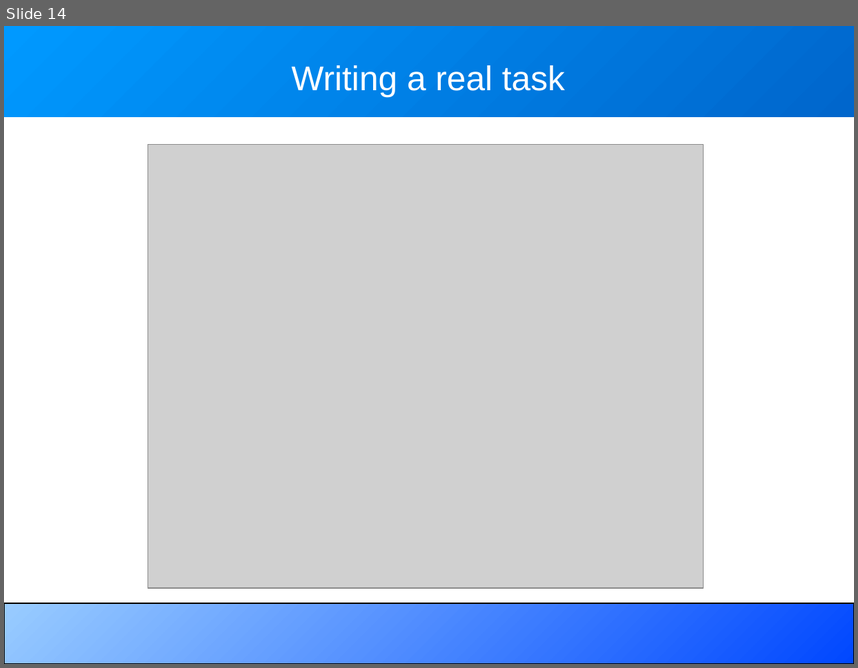
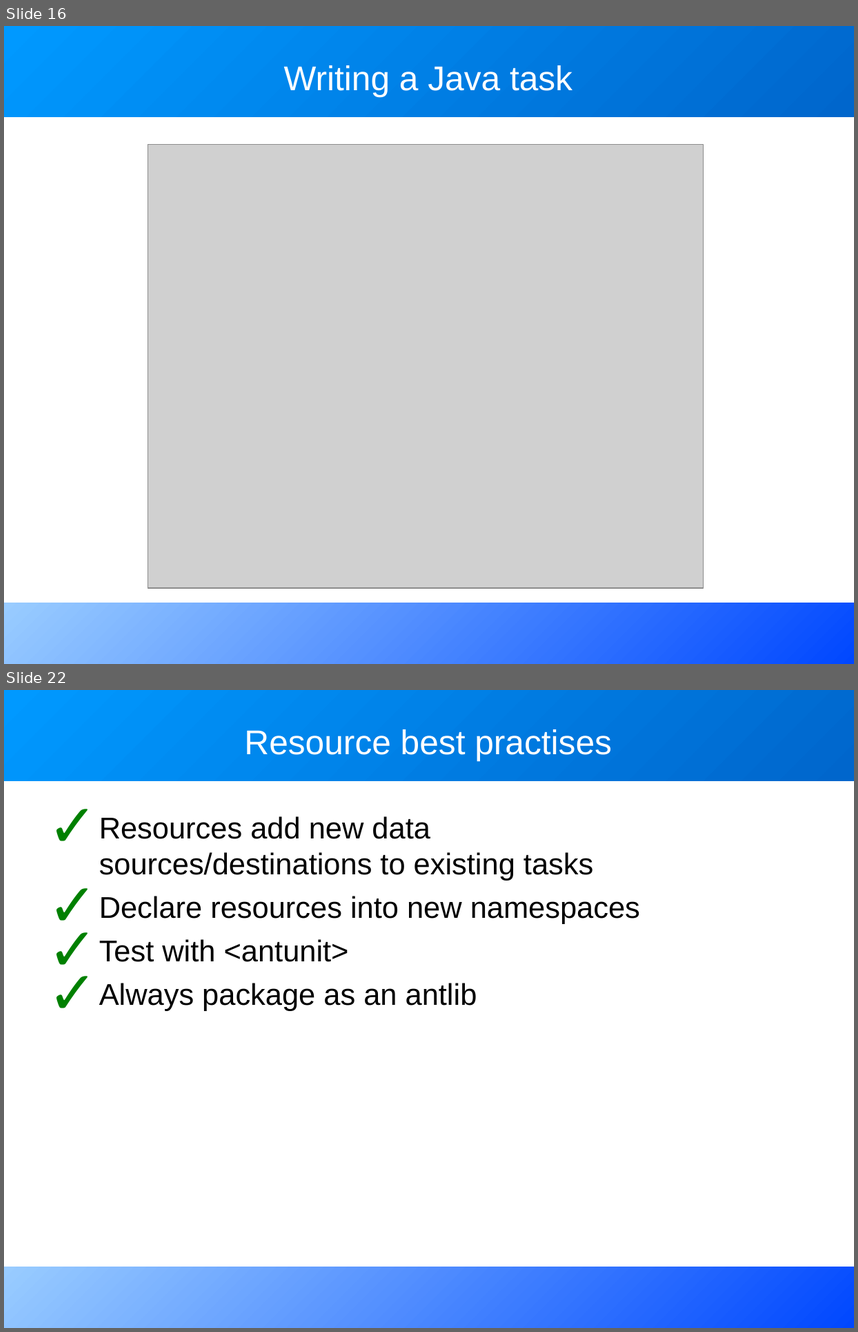
Before and after one commit to BeatrizTercero/repoSvnAnt, a slide deck: core/trunk/docs/slides/extending_ant.odp. Shown one above the other, each under a label of ours: slide 14 before the commit, slides 16 and 22 after it; the slides between them are not shown. The pictures are 858x668 and 858x1332 pixels, drawn with LibreOffice and Linux fonts; fonts in the diff are those of the drawing; grey boxes stand for pictures. Boxes give left, top, right and bottom in pixels: in the first picture for what was removed or moved away, otherwise in the second. Text is boxed around its words. In the diff, an @@ line names an element or a change of style, - is before the commit and + after.

```diff
--- a/core/trunk/docs/slides/extending_ant.odp
+++ b/core/trunk/docs/slides/extending_ant.odp
@@ slide 22 added at box(4, 690, 854, 1328), background #FFFFFF; not listed: 2 template elements that a slide beside it also shows @@
@@ title added at box(244, 729, 612, 761), 32 pt, text #FFFFFF @@
+Resource best practises
@@ text added at box(99, 816, 640, 1011), 28 pt, text #000000 @@
+✓ Resources add new data sources/destinations to existing tasks
+✓ Declare resources into new namespaces
+✓ Test with <antunit>
+✓ Always package as an antlib
@@ what was slide 14 is now slide 16 @@
@@ slide 16 changed as well @@
@@ title at box(284, 65, 573, 97): text changed @@
-Writing a real task
+Writing a Java task
@@ rectangle at box(4, 603, 854, 664): outline #000000 0.74 pt to none @@
```
Also in this commit, not shown: 16 other slides changed, 8 other slides added, 1 slide removed.
